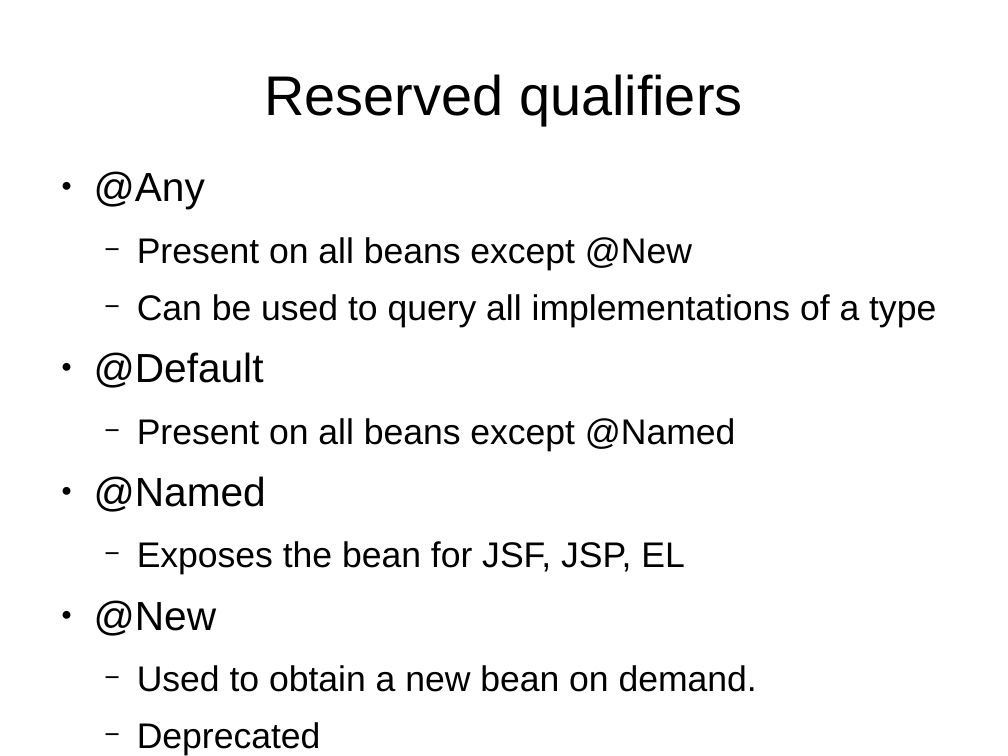
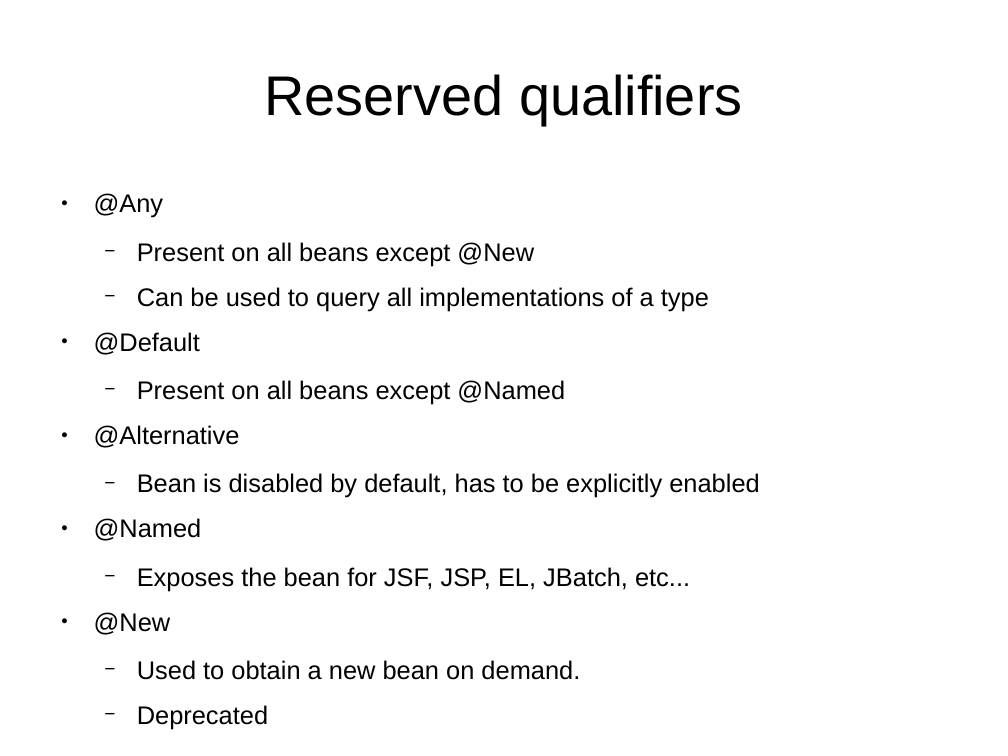
Before and after one commit to FrigoCoder/CDI, a slide deck: slide 39 of CDI.odp (slide 34 before the commit). Drawn at 1008x756 pixels with LibreOffice and Linux fonts; fonts in the diff are those of the drawing. Boxes give left, top, right and bottom in pixels: in the first picture for what was removed or moved away, otherwise in the second. Text is boxed around its words. In the diff, an @@ line names an element or a change of style, - is before the commit and + after.

```diff
--- a/CDI.odp
+++ b/CDI.odp
@@ text at bbox=[94, 193, 709, 729]: size 32 to 20 pt in "@Any", "@Default", "@Named", "@New"; size 28 to 20 pt in "Present on all beans except @New", "Can be used to query all implementations ...", "Present on all beans except @Named", "Used to obtain a new bean on ..." and 1 more places @@
@@ text at bbox=[94, 425, 759, 498]: paragraphs added @@
+● @Alternative
+  − Bean is disabled by default, has to be explicitly enabled
@@ text at bbox=[137, 567, 690, 591]: text changed; size 28 to 20 pt @@
-  − Exposes the bean for JSF, JSP, EL
+  − Exposes the bean for JSF, JSP, EL, JBatch, etc...
```
Also in this commit, not shown: 5 other slides changed, 7 slides added.
